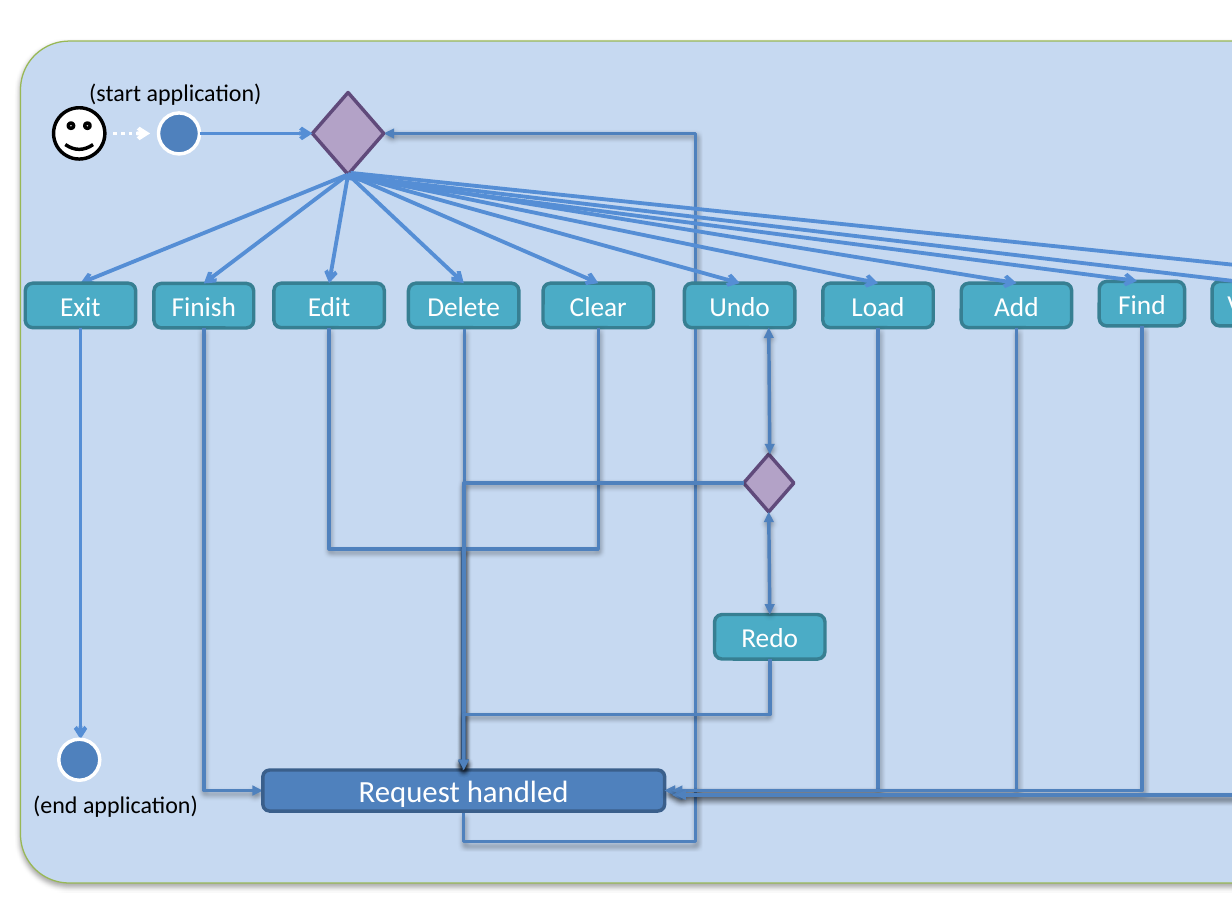
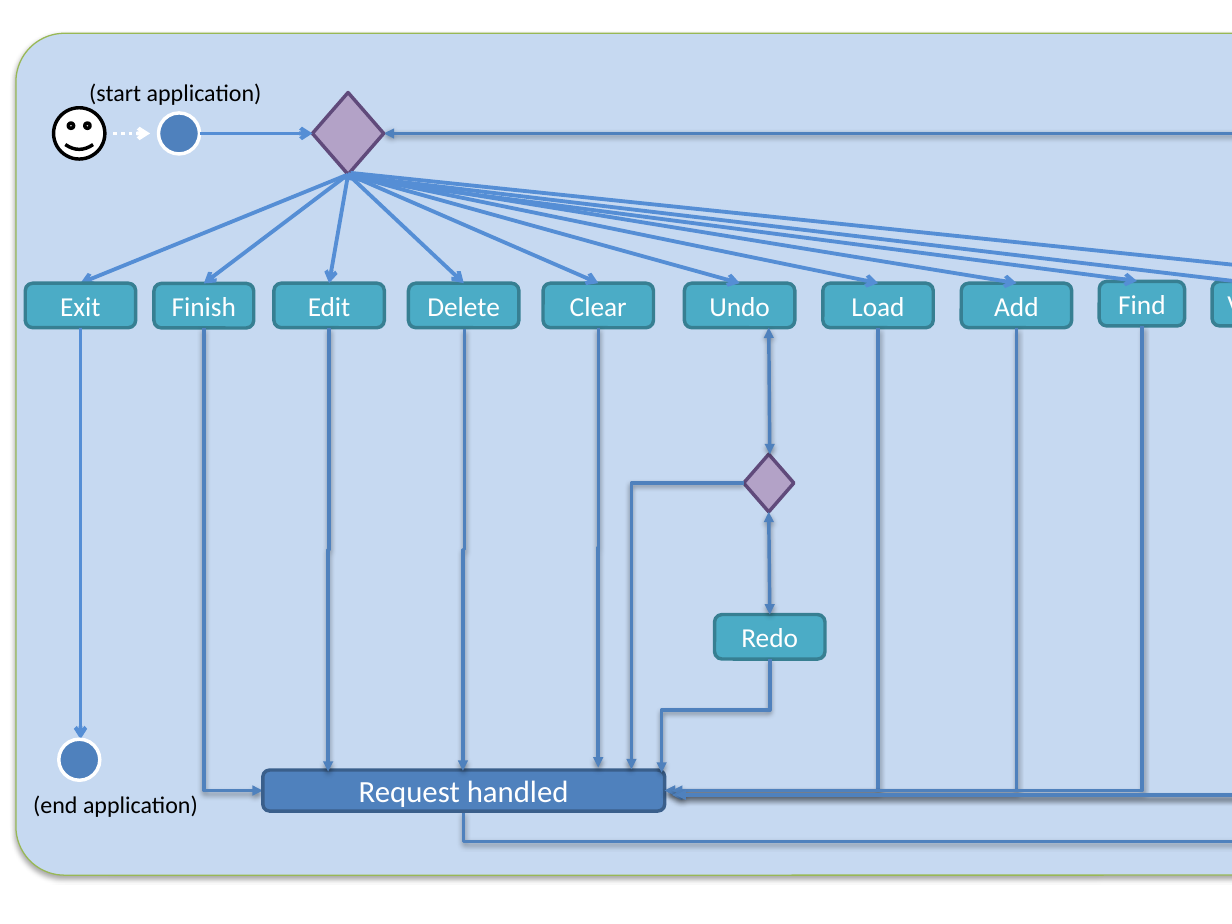
Before and after one commit to CS2103JAN2017-W10-B1/addressbook-level4, a slide deck: slide 1 of docs/diagrams/ActivityDiagram.pptx. Drawn at 1232x924 pixels with LibreOffice and Linux fonts; fonts in the diff are those of the drawing. Boxes give left, top, right and bottom in pixels: in the first picture for what was removed or moved away, otherwise in the second. Text is boxed around its words. In the diff, an @@ line names an element or a change of style, - is before the commit and + after.

```diff
--- a/docs/diagrams/ActivityDiagram.pptx
+++ b/docs/diagrams/ActivityDiagram.pptx
@@ rounded rectangle: place and size @@
-rounded rectangle at [21, 41, 1232, 882]
+rounded rectangle at [16, 33, 1232, 875]
@@ elbow arrow (463, 811) - (384, 133): route changed @@
@@ elbow arrow moved from (329, 328) - (463, 770) to (329, 328) - (328, 771) @@
@@ elbow arrow moved from (599, 328) - (463, 770) to (599, 328) - (598, 768) @@
@@ elbow arrow moved from (744, 483) - (463, 770) to (744, 483) - (632, 769) @@
@@ elbow arrow moved from (770, 659) - (463, 770) to (770, 659) - (662, 772) @@
```
Also in this commit, not shown: 2 other files.
